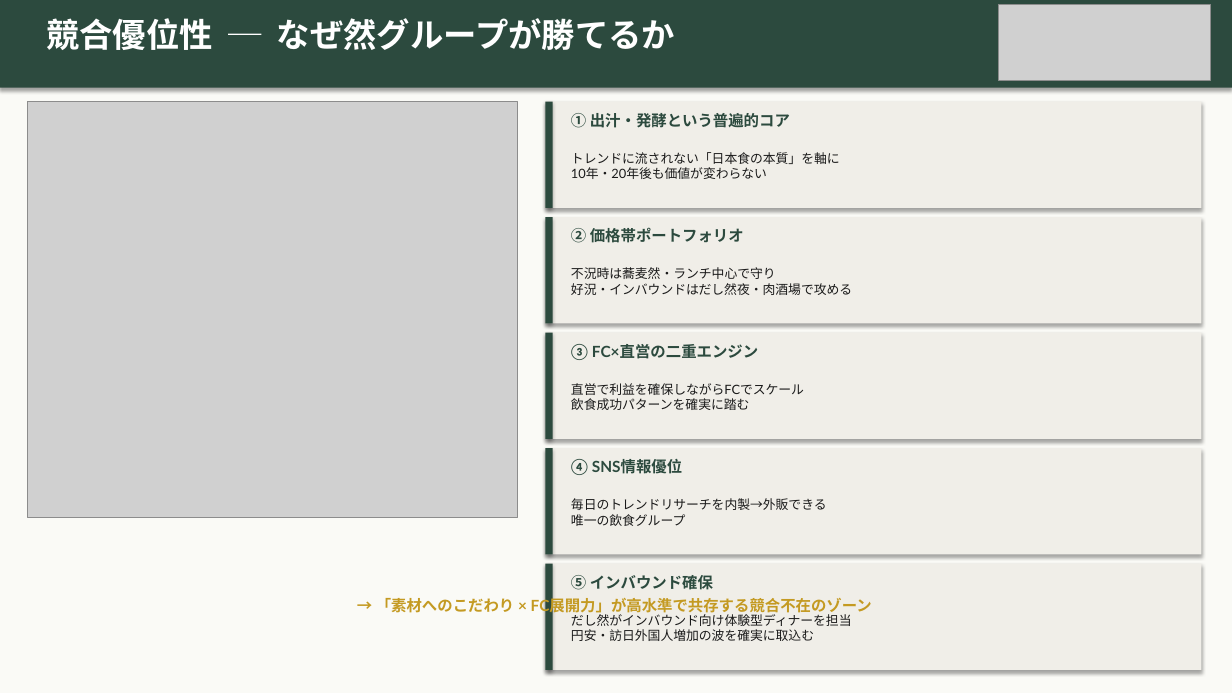
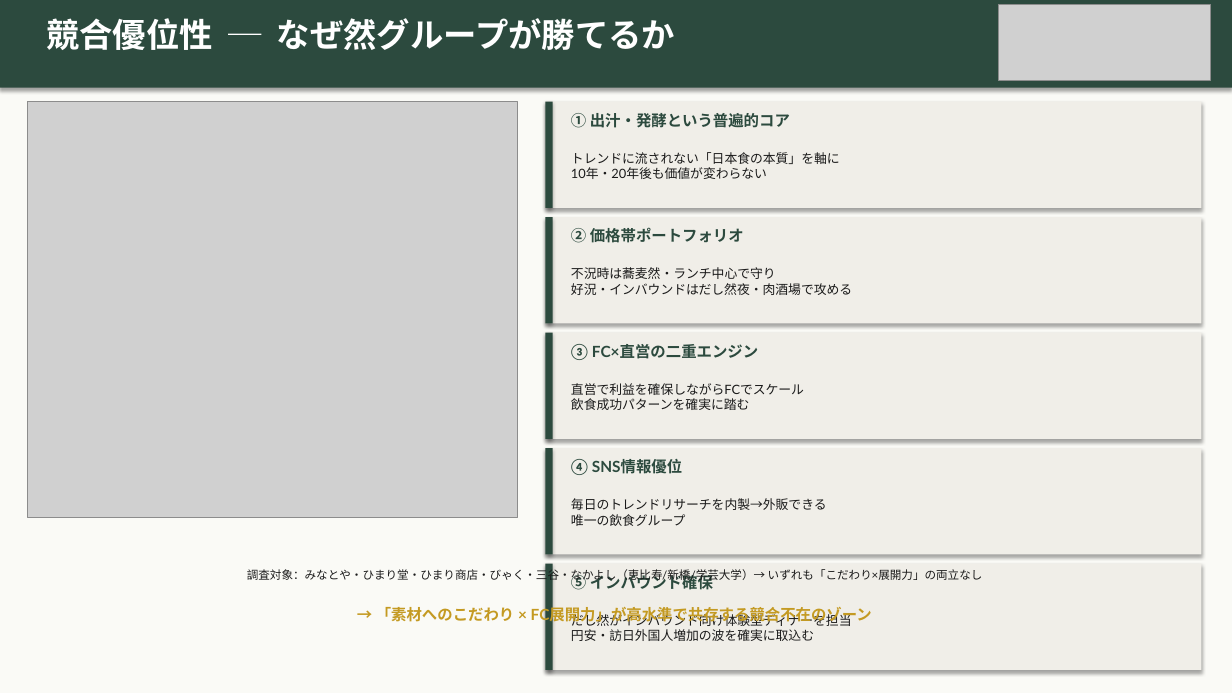
Before and after one commit to hunkotusaisinryo-lab/test-repo, a slide deck: slide 8 of zen/07_融資・投資家資料/然グループ_統合ピッチデッキ_強化版.pptx. Drawn at 1232x693 pixels with LibreOffice and Linux fonts; fonts in the diff are those of the drawing; grey boxes stand for pictures. Boxes give left, top, right and bottom in pixels: in the first picture for what was removed or moved away, otherwise in the second. Text is boxed around its words. In the diff, an @@ line names an element or a change of style, - is before the commit and + after.

```diff
--- a/zen/07_融資・投資家資料/然グループ_統合ピッチデッキ_強化版.pptx
+++ b/zen/07_融資・投資家資料/然グループ_統合ピッチデッキ_強化版.pptx
@@ text added at [247,567,983,583], 9 pt, text #1A1A1A @@
+調査対象：みなとや・ひまり堂・ひまり商店・びゃく・三谷・なかよし（恵比寿/新橋/学芸大学）→ いずれも「こだわり×展開力」の両立なし
@@ text "→ 「素材へのこだわり × FC展開力」が高水準で共存する競合不在のゾーン": place and size @@
-text "→ 「素材へのこだわり × FC展開力」が高水準で共存する競合不在のゾーン" at [376,597,872,614]
+text "→ 「素材へのこだわり × FC展開力」が高水準で共存する競合不在のゾーン" at [376,606,872,623]
```
Also in this commit, not shown: 1 other file.
